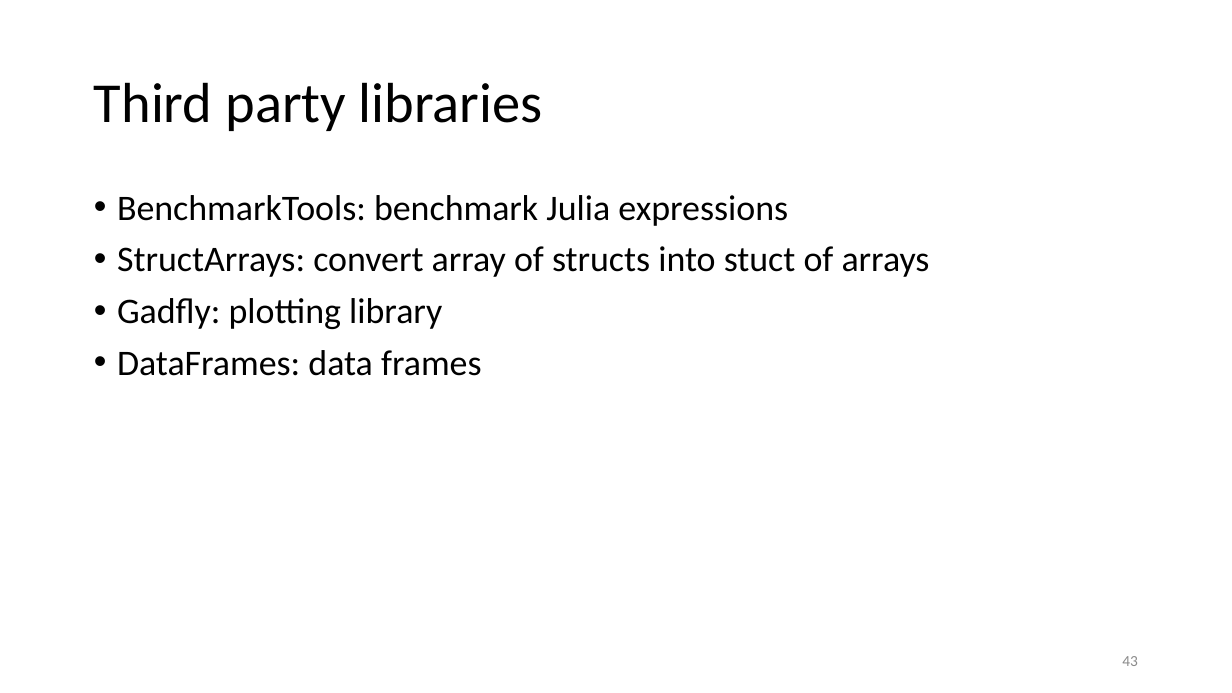
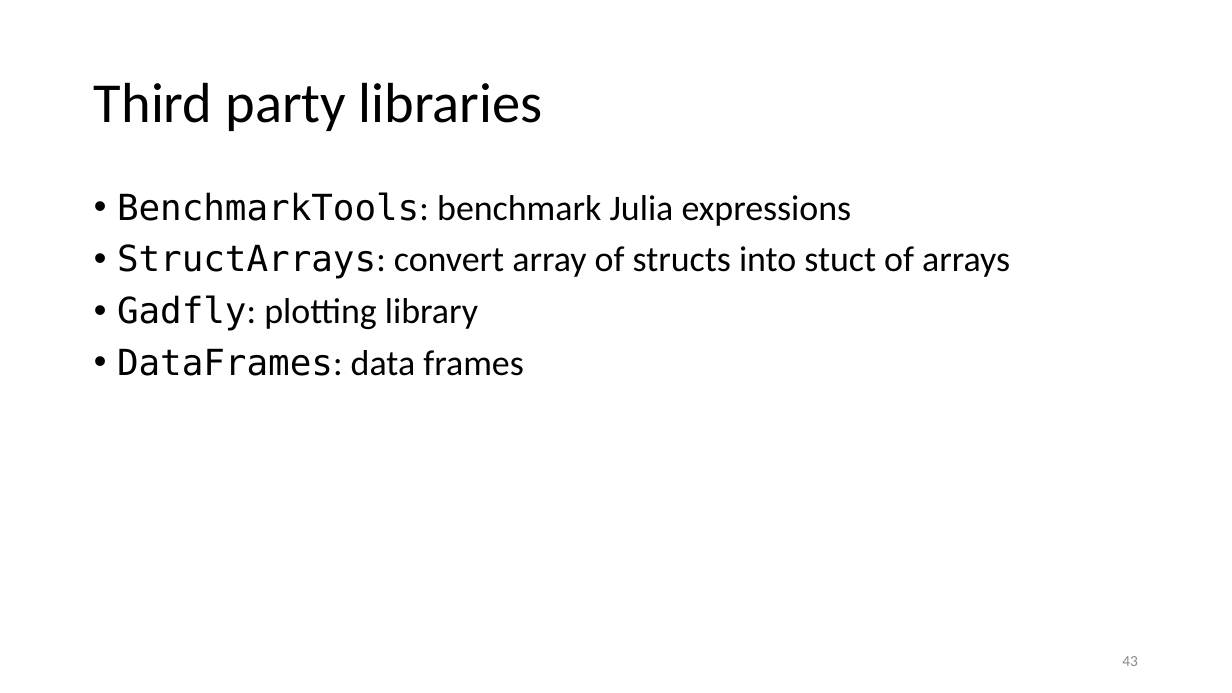
Before and after one commit to gjbex/Julia_good_bad_ugly, a slide deck: slide 43 of julia,_good_back_ugly.pptx. Drawn at 1232x693 pixels with LibreOffice and Linux fonts; fonts in the diff are those of the drawing. Boxes give left, top, right and bottom in pixels: in the first picture for what was removed or moved away, otherwise in the second. Text is boxed around its words. In the diff, an @@ line names an element or a change of style, - is before the commit and + after.

```diff
--- a/julia,_good_back_ugly.pptx
+++ b/julia,_good_back_ugly.pptx
@@ text "BenchmarkTools: benchmark Julia expressions" at box(117, 192, 1010, 376): font Calibri to DejaVu Sans Mono in "BenchmarkTools:", "StructArrays:", "Gadfly:", "DataFrames:" @@
```
Also in this commit, not shown: 4 other slides changed.
